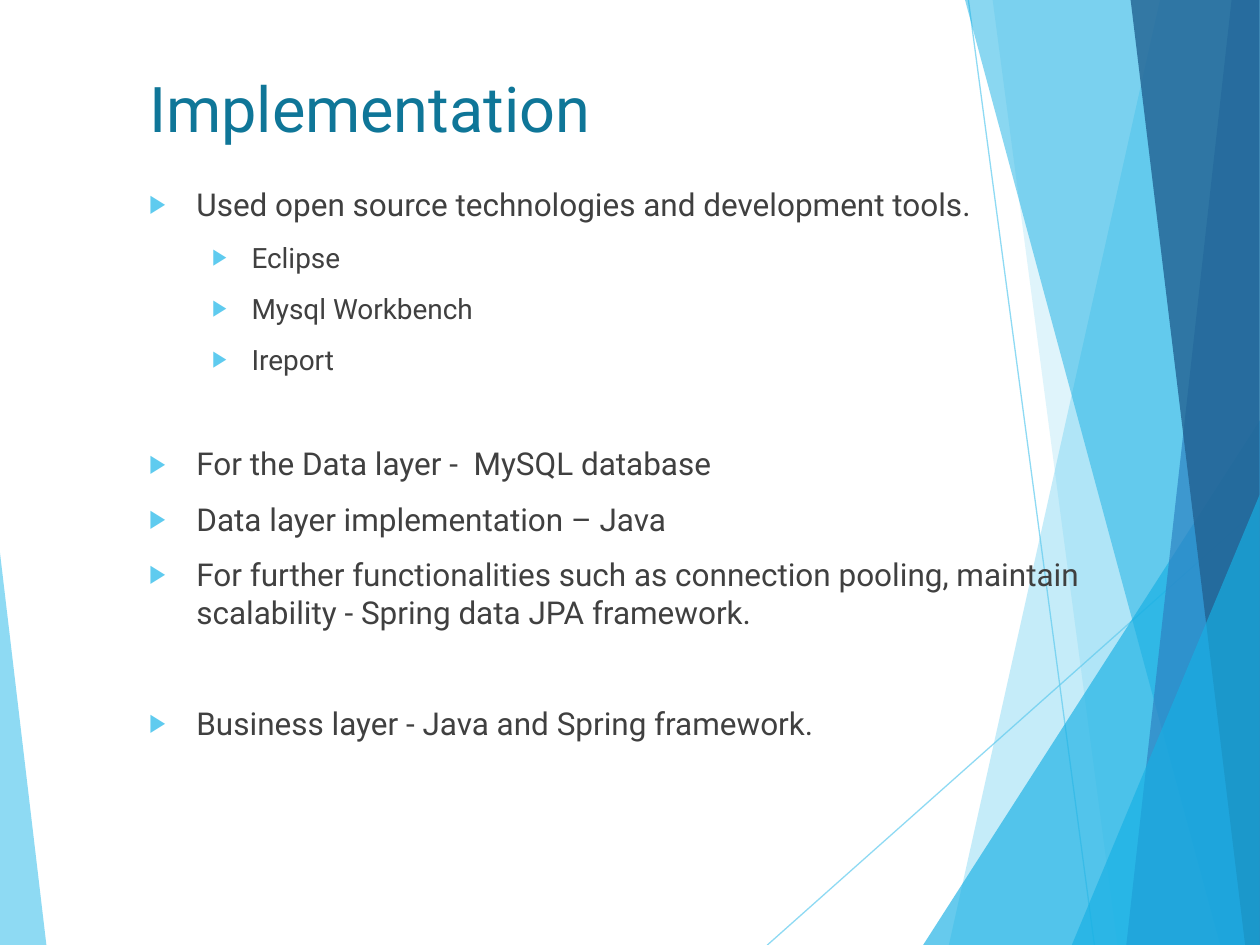
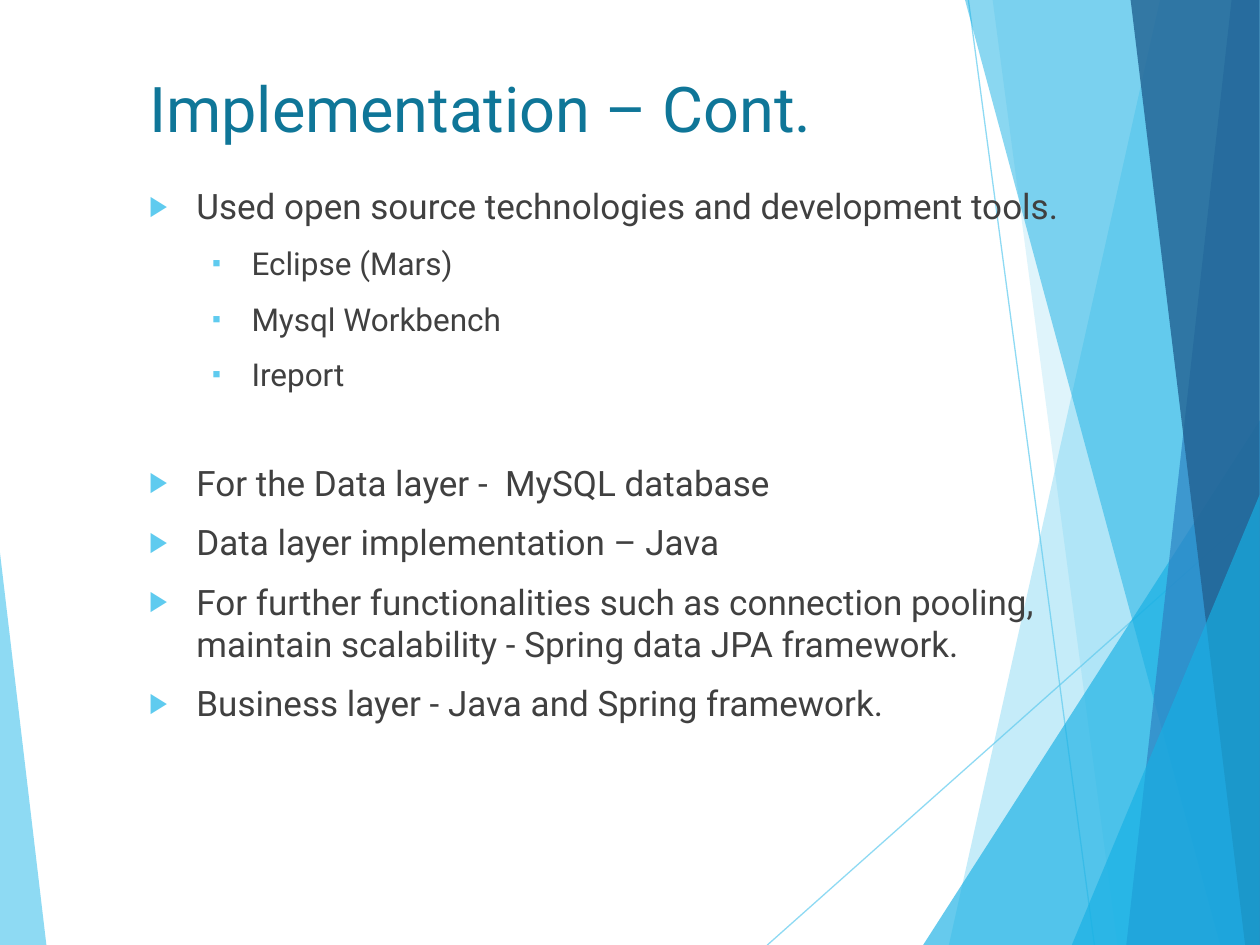
Before and after one commit to isurudewasurendra/SappuSavari, a slide deck: slide 22 of documentation/Location Based Mobile Marketing System.pptx (slide 20 before the commit). Drawn at 1260x945 pixels with LibreOffice and Linux fonts; fonts in the diff are those of the drawing. Boxes give left, top, right and bottom in pixels: in the first picture for what was removed or moved away, otherwise in the second. Text is boxed around its words. In the diff, an @@ line names an element or a change of style, - is before the commit and + after.

```diff
--- a/documentation/Location Based Mobile Marketing System.pptx
+++ b/documentation/Location Based Mobile Marketing System.pptx
@@ title at bbox=[149, 84, 812, 145]: text changed @@
-Implementation
+Implementation – Cont.
@@ text at bbox=[196, 187, 1058, 724]: size 18 to 20 pt in "Used open source technologies and development tools.", "For the Data layer - MySQL database", "Data layer implementation – Java", "For further functionalities such as connection pooling, ..." and 1 more places; size 16 to 18 pt in "Mysql Workbench", "Ireport"; bullet ▶ to ▪ @@
@@ text at bbox=[252, 250, 452, 282]: text changed; size 16 to 18 pt @@
-  ▶ Eclipse
+  ▪ Eclipse (Mars)
```
Also in this commit, not shown: 4 other slides changed, 3 slides added, 1 slide removed, 8 other files.
